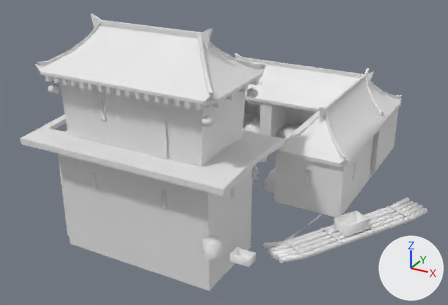
A saved change to the COLLADA model art/meshes/structural/chin_dock.dae.
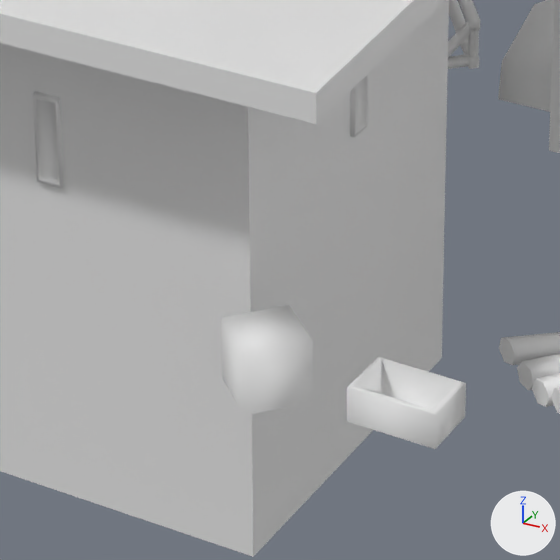
Old and new are each drawn whole from a 50 mm lens placed at (0.687, -1.169, 0.652), pointed at (0.061, -0.032, 0.083) and again close up on the part from 34% to 62% of the width and 55% to 96% of the height. Arrows for +X, +Y and +Z are at lower right; the lights stay in place. Materials are left out; every surface is plain grey. Where no turn or scale is listed for an object, it has been applied to the vertices. Vertices at the same position are counted once.

In view in the first close-up: 'House_001_001'.
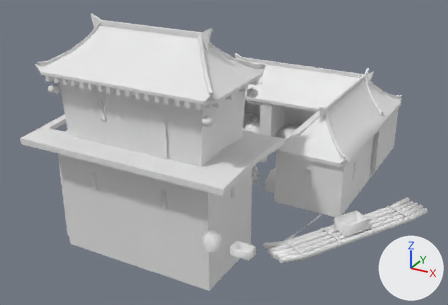
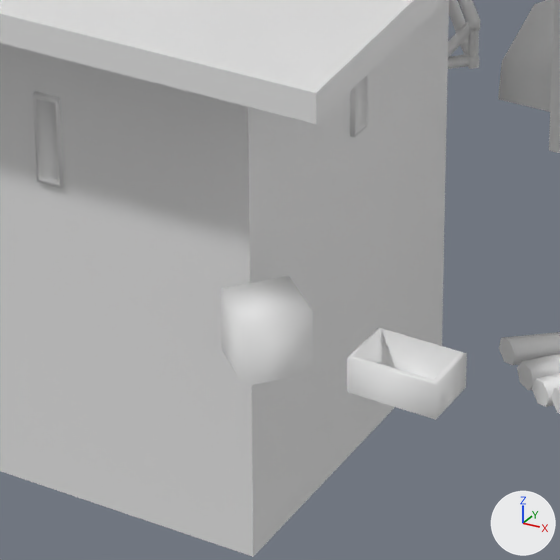
Boxes [x1, y1, x2, y2] around the edits, measured in the close-ups (560 x 560 px; the box of a moved part takes in the faces that stretch with it):
part 1 of me_mesh_000, moved or reshaped
    before: [221, 305, 313, 416]
    after: [221, 276, 313, 386]
part 2 of me_mesh_000, moved or reshaped
    before: [347, 357, 466, 449]
    after: [347, 327, 467, 420]

What changed in the scene script:
```text
Change me_mesh_000:
    where me_mesh_000.from_pydata(...)  # 2675 vertices, 3908 faces; spans x -0.364..0.443, y -0.324..0.405, z -0.249..0.255
    used by ob_house_001_001; location = (0.0635, -0.012, 0.1532)
    me_mesh_000 part 1: the loose piece of 8 vertices spanning x 0.108..0.149, y -0.324..-0.283, z -0.141..-0.112 is moved by (0.0, 0.0, 0.014)
    me_mesh_000 part 2: the loose piece of 16 vertices spanning x 0.171..0.211, y -0.314..-0.287, z -0.137..-0.12 is moved by (0.0, 0.0, 0.014)
```
